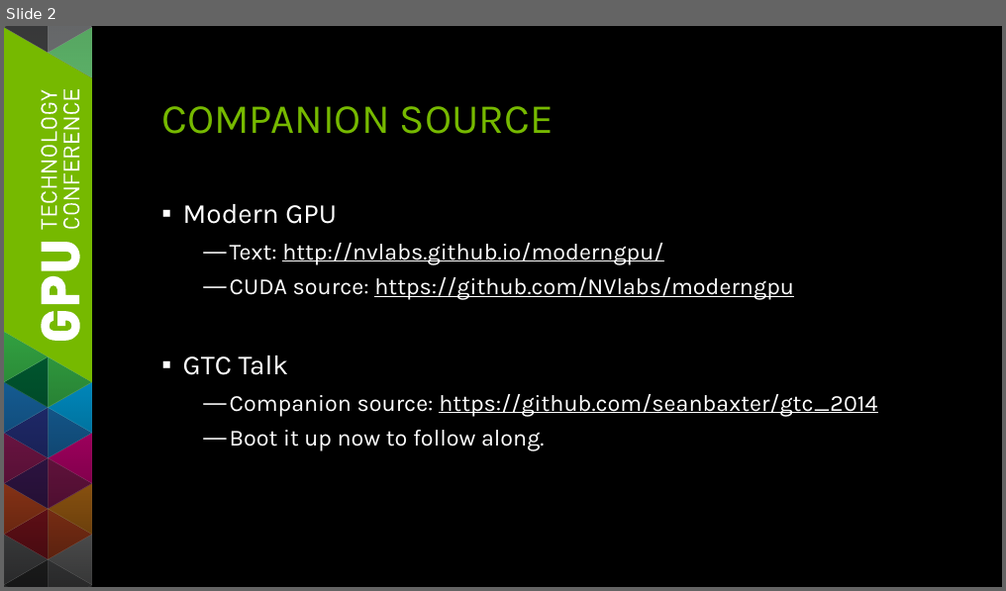
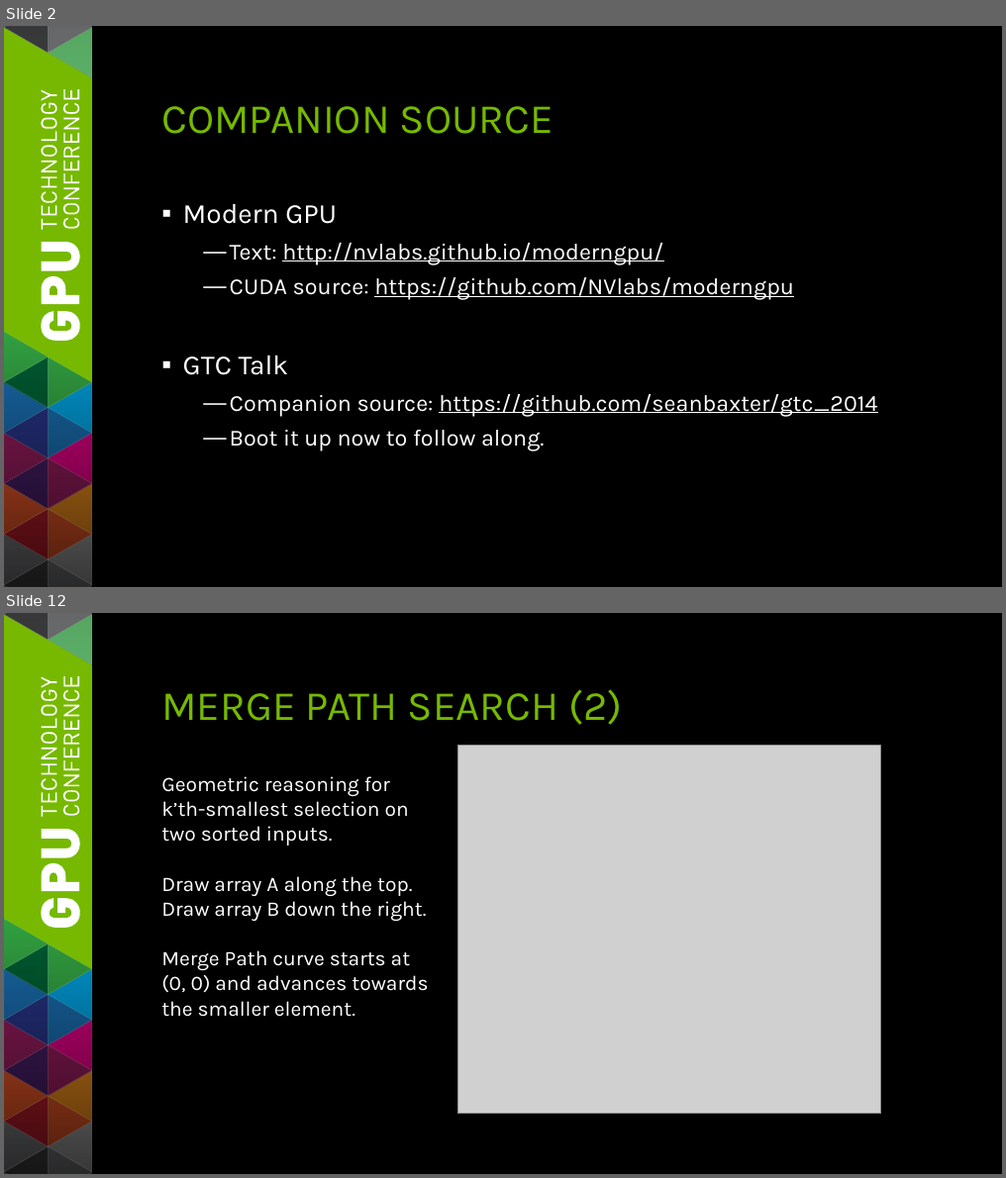
Before and after one commit to seanbaxter/gtc_2014, a slide deck: gtc_2014_sean_baxter.pptx. Shown one above the other, each under a label of ours: slide 2 before the commit, slides 2 and 12 after it; the slides between them are not shown. The pictures are 1006x591 and 1006x1178 pixels, drawn with LibreOffice and Linux fonts; fonts in the diff are those of the drawing; grey boxes stand for pictures. Boxes give left, top, right and bottom in pixels: in the first picture for what was removed or moved away, otherwise in the second. Text is boxed around its words. In the diff, an @@ line names an element or a change of style, - is before the commit and + after.

```diff
--- a/gtc_2014_sean_baxter.pptx
+++ b/gtc_2014_sean_baxter.pptx
@@ slide 12 added at (4,613,1002,1174), background #000000; not listed: 101 template elements that a slide beside it also shows @@
@@ title added at (161,689,622,725), 36 pt, text #76B900 @@
+MERGE PATH SEARCH (2)
@@ picture added at (458,746,881,1114) @@
@@ text added at (161,776,428,1017), 18 pt, text #FFFFFF @@
+Geometric reasoning for k’th-smallest selection on two sorted inputs.
+Draw array A along the top.
+Draw array B down the right.
+Merge Path curve starts at (0, 0) and advances towards the smaller element.
```
Also in this commit, not shown: 3 slides changed, 12 other slides added, 4 slides removed, 4 other files.
